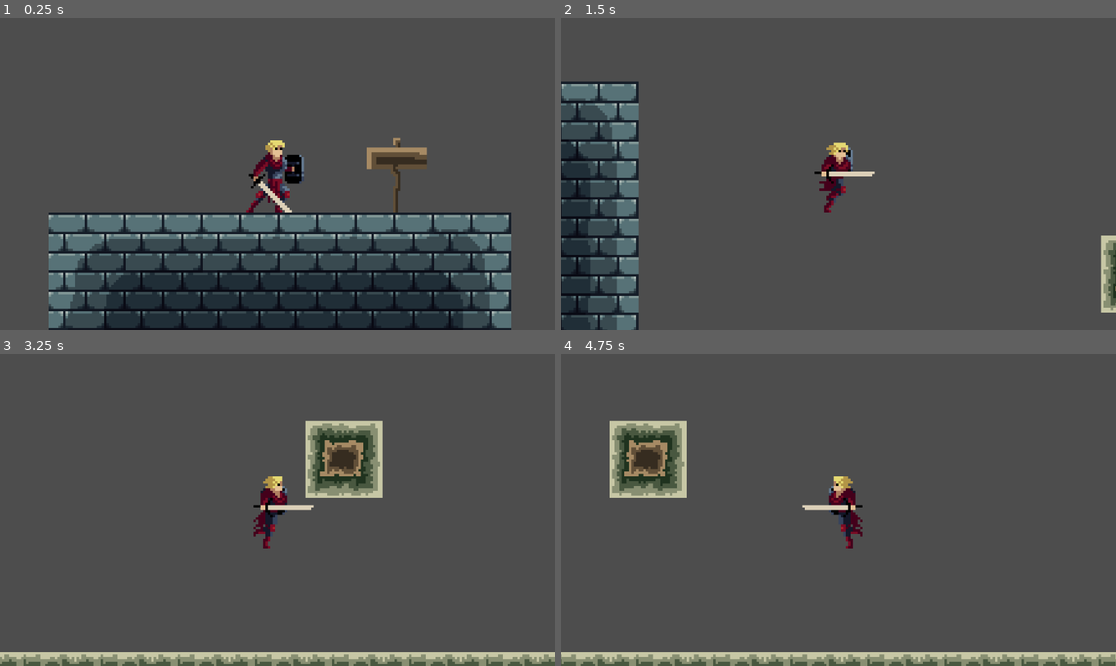
Above: before the commit, frames 1-4 (two rows, left to right).
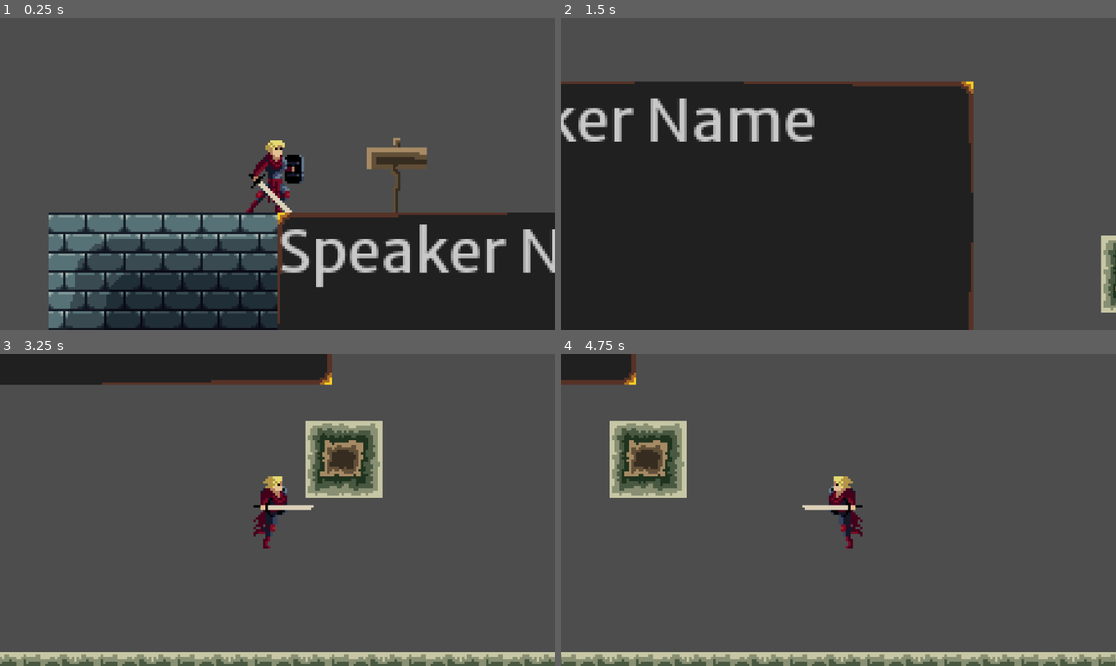
Above: after the commit, the same moments.

Repository: Burnablelemming/EvergroveStudios
Game: Godot game, scene res://scenes/world.tscn
Same seed, same stepped clock (60 frames per second), same inputs: the game is played once before the commit and once after it.
Inputs:
- Up to frame 1 (0.25 s): no input
- Up to frame 2 (1.5 s): hold Right (ui_right) from 0.53 s (still down); tap Up (ui_up) at 0.77 s
- Up to frame 3 (3.25 s): tap Up (ui_up) at 1.52, 3.02 s; release Right (ui_right) at 2.03 s; hold Left (ui_left) 2.03-2.78 s; hold Right (ui_right) from 2.78 s (still down)
- Up to frame 4 (4.75 s): tap Up (ui_up) at 3.77, 4.52 s; release Right (ui_right) at 4.28 s; hold Left (ui_left) from 4.28 s (still down)

The runs differ from the first frame. In frame 1, 12% of the frame differs, in the area x 49-100%, y 62-100%; in frame 2, 55%, in the area x 0-75%, y 20-100%; in frame 3, 5.9%; in frame 4, 1.3%.

Commit message:
Working with text boxes and speech system

Diff:
--- a/assets/themes/Legacy/Fonts/BTNBig.tres
+++ /dev/null
@@ -1,9 +0,0 @@
-[gd_resource type="FontFile" load_steps=2 format=2]
-
-[ext_resource path="res://assets/themes/Legacy/Fonts/MerriweatherSans-VariableFont_wght.ttf" type="FontFile" id=1]
-
-[resource]
-size = 30
-outline_color = Color( 0, 0, 0, 1 )
-use_filter = true
-font_data = ExtResource( 1 )
--- a/assets/themes/Legacy/Fonts/Head1.tres
+++ /dev/null
@@ -1,10 +0,0 @@
-[gd_resource type="FontFile" load_steps=2 format=2]
-
-[ext_resource path="res://assets/themes/Legacy/Fonts/MerriweatherSans-VariableFont_wght.ttf" type="FontFile" id=1]
-
-[resource]
-size = 40
-outline_size = 1
-outline_color = Color( 0, 0, 0, 1 )
-use_filter = true
-font_data = ExtResource( 1 )
--- /dev/null
+++ b/dialog.tscn
@@ -0,0 +1,36 @@
+[gd_scene load_steps=3 format=3 uid="uid://dfuto75ao7ykp"]
+
+[ext_resource type="Texture2D" uid="uid://4bwjwwm0ymou" path="res://assets/UIElements/testing.png" id="1_l5dka"]
+[ext_resource type="Theme" uid="uid://nfopolf53h5c" path="res://assets/themes/Legacy/Dark.theme" id="2_k13ev"]
+
+[node name="Control" type="Control"]
+layout_mode = 3
+anchors_preset = 15
+anchor_right = 1.0
+anchor_bottom = 1.0
+grow_horizontal = 2
+grow_vertical = 2
+
+[node name="dialogBox" type="NinePatchRect" parent="."]
+layout_mode = 0
+offset_right = 236.0
+offset_bottom = 113.0
+texture = ExtResource("1_l5dka")
+patch_margin_left = 5
+patch_margin_top = 5
+patch_margin_right = 5
+patch_margin_bottom = 5
+
+[node name="speakerName" type="RichTextLabel" parent="dialogBox"]
+layout_mode = 0
+offset_right = 230.0
+offset_bottom = 49.0
+theme = ExtResource("2_k13ev")
+text = "Speaker Name"
+
+[node name="speakerText" type="RichTextLabel" parent="dialogBox"]
+visible = false
+layout_mode = 0
+offset_right = 40.0
+offset_bottom = 40.0
+theme = ExtResource("2_k13ev")
--- a/scenes/world.tscn
+++ b/scenes/world.tscn
@@ -1,7 +1,8 @@
-[gd_scene load_steps=3 format=3 uid="uid://cnnlncxt56nad"]
+[gd_scene load_steps=4 format=3 uid="uid://cnnlncxt56nad"]
 
 [ext_resource type="PackedScene" uid="uid://chmb3xpqij51n" path="res://scenes/32_map.tscn" id="1_qdemb"]
 [ext_resource type="PackedScene" uid="uid://cx7hg5k1kl0wt" path="res://scenes/player.tscn" id="2_wx21p"]
+[ext_resource type="PackedScene" uid="uid://dfuto75ao7ykp" path="res://dialog.tscn" id="3_w52fi"]
 
 [node name="world" type="Node2D"]
 
@@ -15,3 +16,7 @@
 [node name="Camera2D" type="Camera2D" parent="CharacterBody2D"]
 current = true
 zoom = Vector2(5, 5)
+
+[node name="Control" parent="." instance=ExtResource("3_w52fi")]
+grow_horizontal = 2
+grow_vertical = 2
Binary file added: assets/UIElements/testing.png
Binary file changed: assets/themes/Legacy/Dark.theme
Renamed: assets/themes/Legacy/Fonts/MerriweatherSans-VariableFont_wght.ttf -> assets/themes/Legacy/Fonts/meriweather.ttf
Renamed: assets/themes/Legacy/Fonts/ParallaxBackground.tscn -> scenes/ParallaxBackground.tscn
